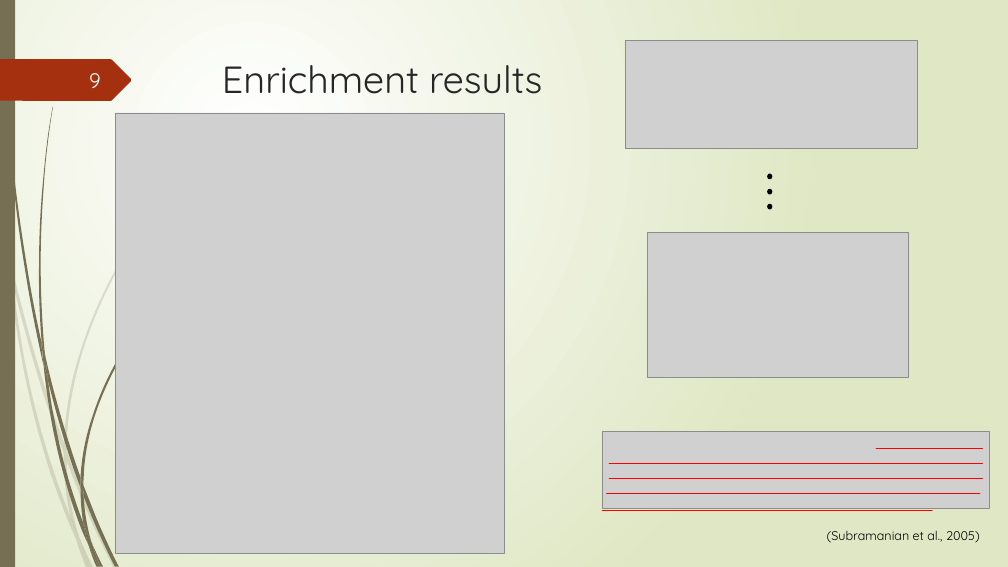
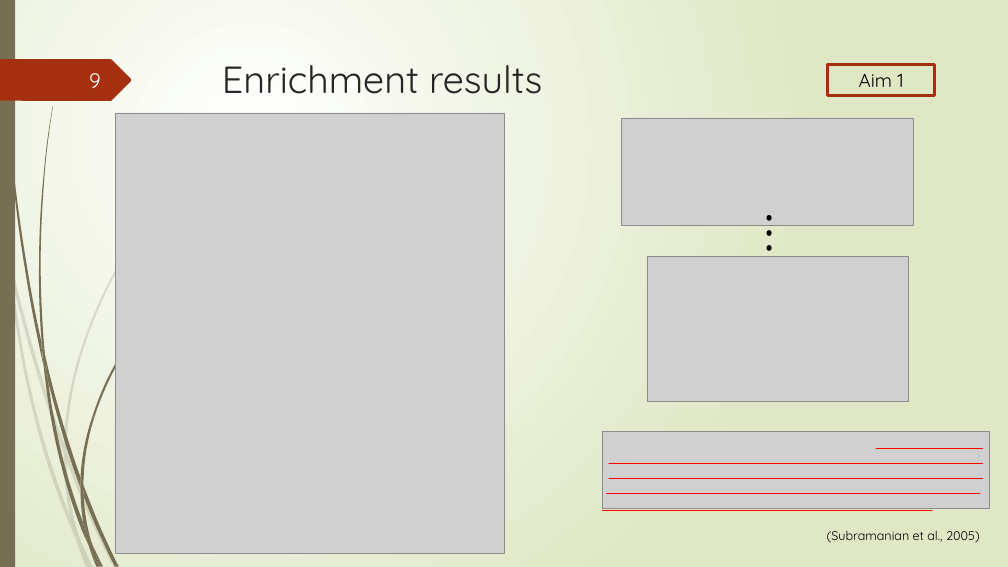
Before and after one commit to Lai-jun-yan/Academia-Sinica-internship-project, a slide deck: slide 9 of 暑期實習進度報告/presentation_final.pptx. Drawn at 1008x567 pixels with LibreOffice and Linux fonts; fonts in the diff are those of the drawing; grey boxes stand for pictures. Boxes give left, top, right and bottom in pixels: in the first picture for what was removed or moved away, otherwise in the second. Text is boxed around its words. In the diff, an @@ line names an element or a change of style, - is before the commit and + after.

```diff
--- a/暑期實習進度報告/presentation_final.pptx
+++ b/暑期實習進度報告/presentation_final.pptx
@@ rectangle added at [828, 65, 935, 95], outline #A53010 3 pt, 18 pt, text #000000 @@
+Aim 1
@@ picture: place and size @@
-picture at [626, 41, 918, 148]
+picture at [622, 118, 913, 225]
@@ picture: place and size @@
-picture at [648, 232, 908, 377]
+picture at [648, 256, 908, 402]
@@ 3 ellipses: place and size @@
-3 ellipses at [768, 175, 772, 209]
+3 ellipses at [768, 216, 771, 250]
```
Also in this commit, not shown: 23 other slides changed.
